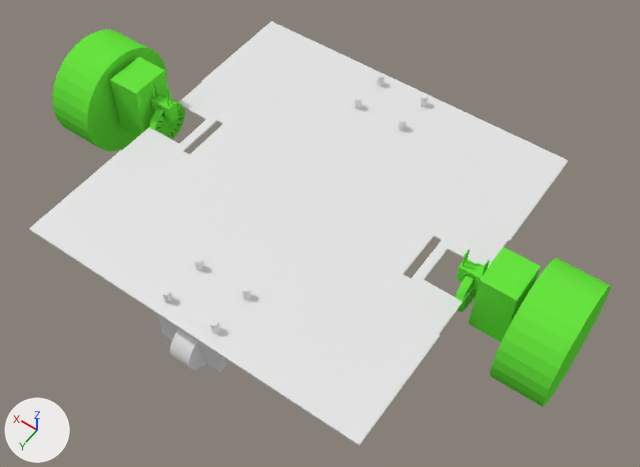
Before and after pictures for a commit that changed the Blender file 3d/model.blend.
The view is the same before and after, from a 50 mm lens placed at (-180.0, 240.0, 351.0), pointed at (-14.0, 8.0, -15.0). The axes (+X, +Y, +Z) are drawn at lower left. The lights are the same throughout.

Names of what the first picture shows: 'Cube', 'MotorWheelAB', 'RotoWheelA'.
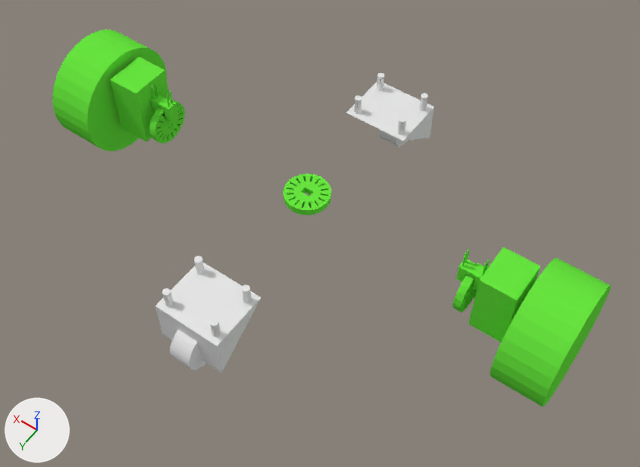
Commit message: encoder wheel

Where the change shows, as pixel boxes [x1, y1, x2, y2] in the pictures (640 x 467 px):
'Cube', hidden: before [29, 21, 569, 446]
'MotorWheelAB.001', added (green): after [283, 174, 331, 215]
'RotoWheelA', unchanged, uncovered by the edit: before [157, 256, 251, 373]; after [155, 256, 261, 373]
'RotoWheelB', unchanged, uncovered by the edit: before [354, 73, 428, 131]; after [346, 73, 434, 147]

The change in detail:
Mesh me_cube_013 is new.
It has 183 vertices, 110 faces and spans x -0.21..0.21, y -1.09..1.09, z -0.68..0.67.
It uses material mat_material_001 (green #69e740).
Object 'Cube' (ob_cube) is now hidden.
Object 'MotorWheelAB.001' (ob_motorwheelab_001) is new; it shows me_cube_013.
Its location is (0.0, 0.0, 0.0).
Its rotation in degrees is (0, 90, 0).
Its scale is (9.5, 11.5, 18.5).
